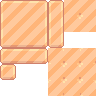
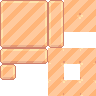
Two versions of the same layered image (96 × 96). Layer-by-layer changes:
painted on "Layer 1" over left=64, top=64, right=80, bottom=80
